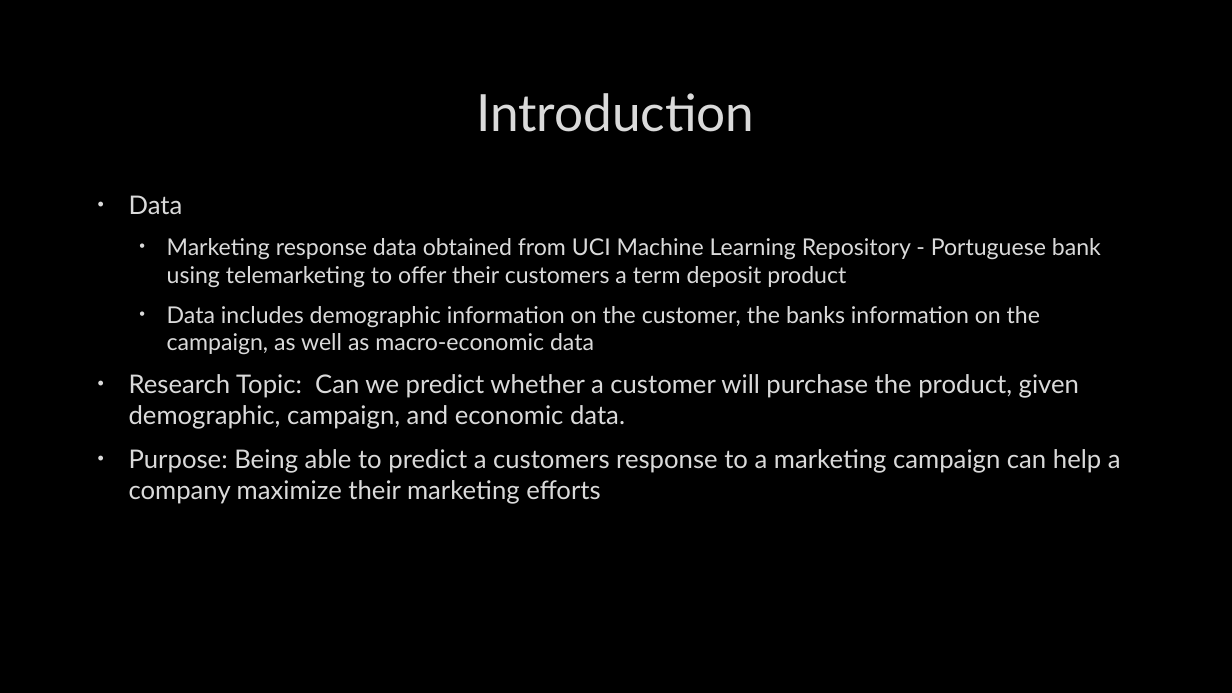
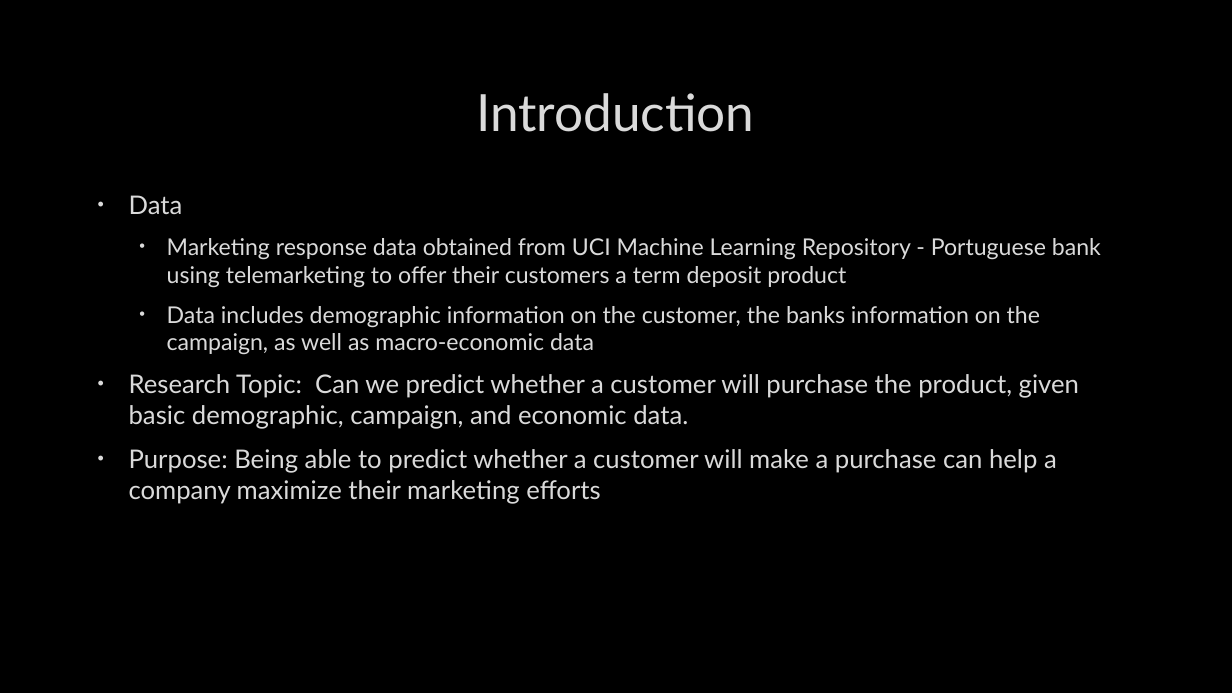
Before and after one commit to zinrion/Thinkful-Projects, a slide deck: slide 2 of Bank Marketing.pptx. Drawn at 1232x693 pixels with LibreOffice and Linux fonts; fonts in the diff are those of the drawing; background and template pictures are left out. Boxes give left, top, right and bottom in pixels: in the first picture for what was removed or moved away, otherwise in the second. Text is boxed around its words. In the diff, an @@ line names an element or a change of style, - is before the commit and + after.

```diff
--- a/Bank Marketing.pptx
+++ b/Bank Marketing.pptx
@@ text at box(129, 374, 1079, 504): text changed @@
-• Research Topic: Can we predict whether a customer will purchase the product, given demographic, campaign, and economic data.
-• Purpose: Being able to predict a customers response to a marketing campaign can help a company maximize their marketing efforts
+• Research Topic: Can we predict whether a customer will purchase the product, given basic demographic, campaign, and economic data.
+• Purpose: Being able to predict whether a customer will make a purchase can help a company maximize their marketing efforts
```
Also in this commit, not shown: 16 other slides changed, 5 slides added.
